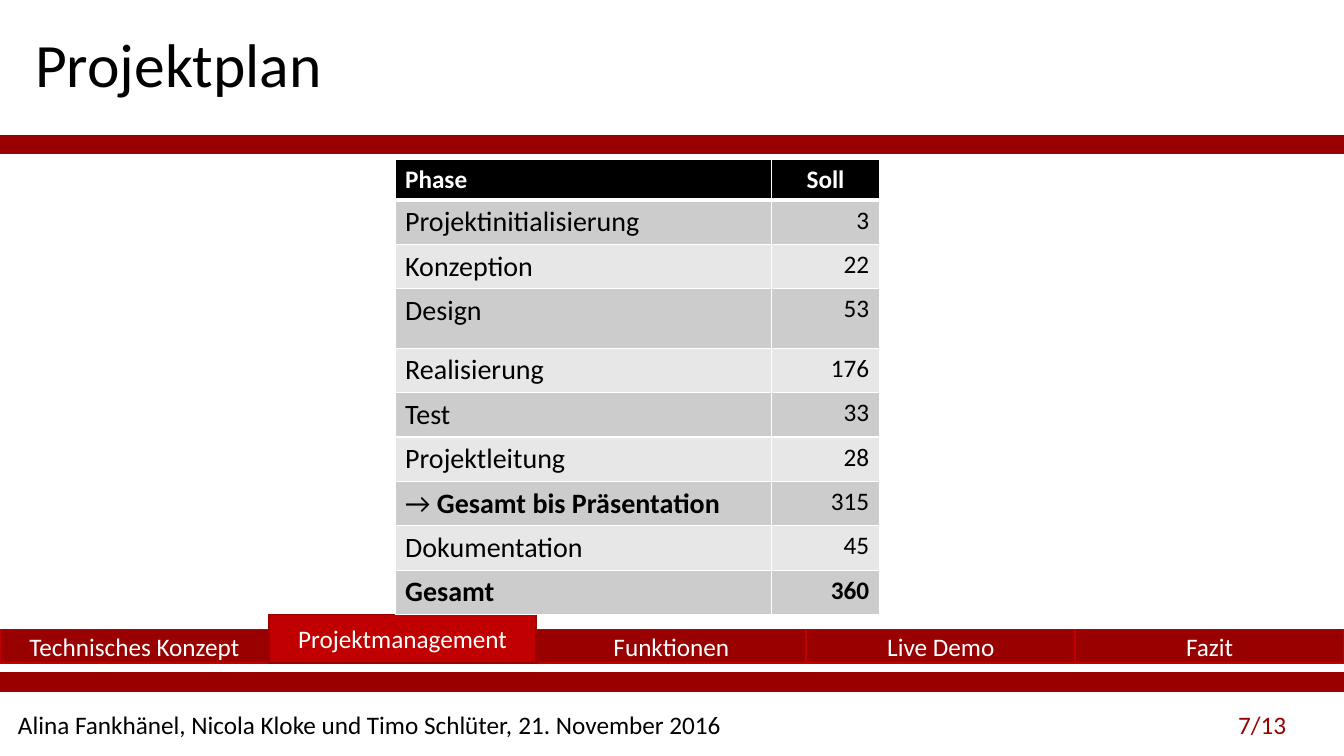
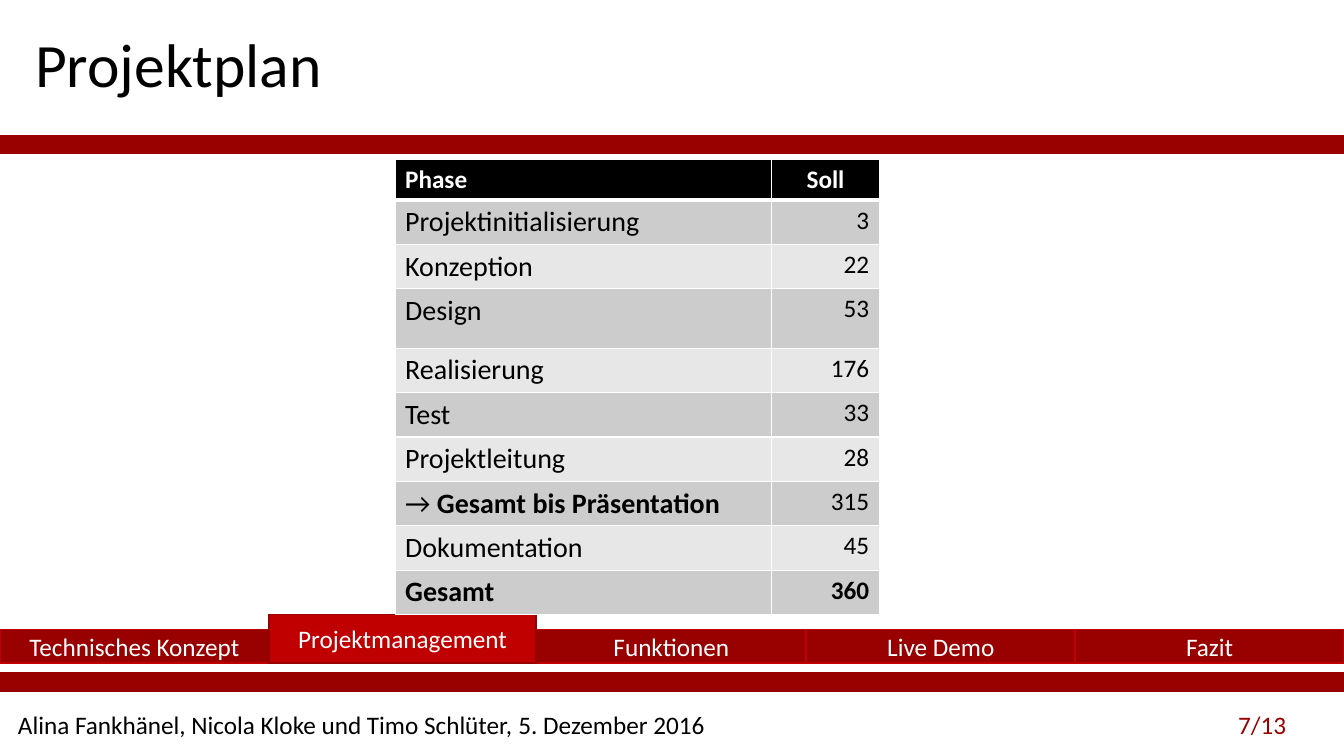
Before and after one commit to Festiva-Team/festiva_documents, a slide deck: slide 7 of Abschlusspräsentation-Festiva_final.pptx. Drawn at 1344x756 pixels with LibreOffice and Linux fonts; fonts in the diff are those of the drawing; background and template pictures are left out. Boxes give left, top, right and bottom in pixels: in the first picture for what was removed or moved away, otherwise in the second. Text is boxed around its words. In the diff, an @@ line names an element or a change of style, - is before the commit and + after.

```diff
--- a/Abschlusspräsentation-Festiva_final.pptx
+++ b/Abschlusspräsentation-Festiva_final.pptx
@@ text at <box>18,716,704,737</box>: text changed @@
-Alina Fankhänel, Nicola Kloke und Timo Schlüter, 21. November 2016
+Alina Fankhänel, Nicola Kloke und Timo Schlüter, 5. Dezember 2016
```
Also in this commit, not shown: 11 other slides changed, 7 other files.
